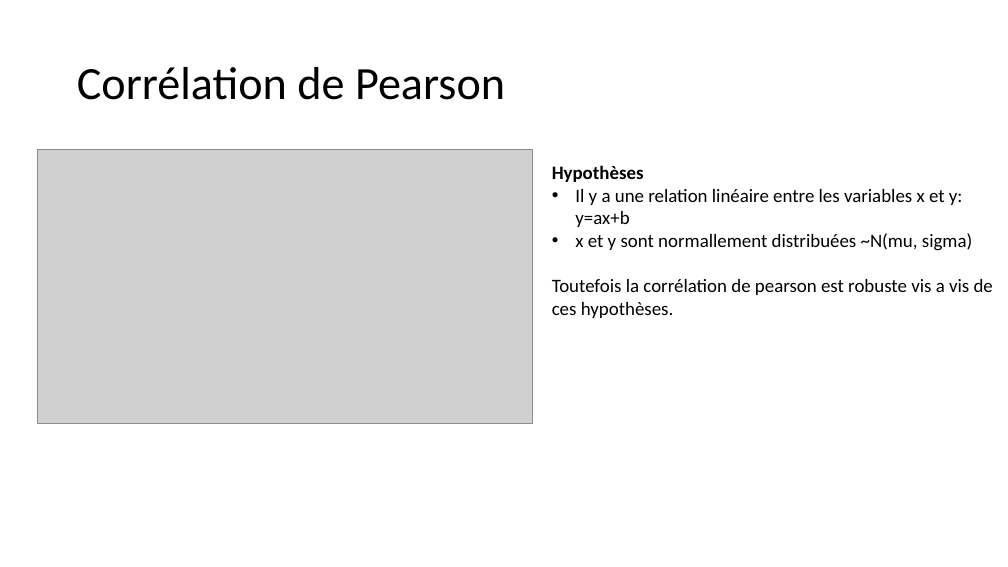
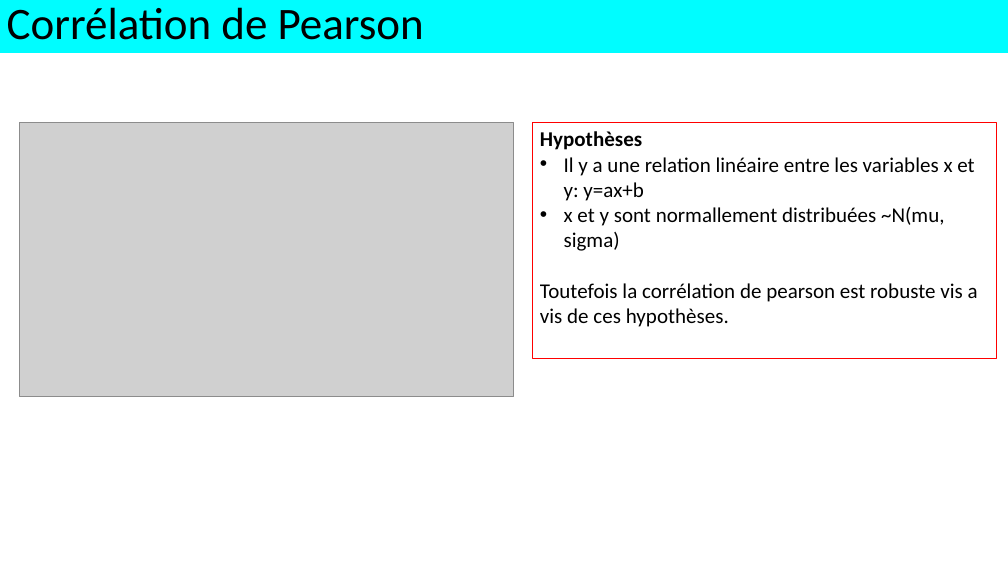
Before and after one commit to alexisperrier/XEmines_DataScience_2020, a slide deck: slide 5 of slides/XEM20_S1D3_regression_lineaire.pptx (slide 4 before the commit). Drawn at 1008x567 pixels with LibreOffice and Linux fonts; fonts in the diff are those of the drawing; grey boxes stand for pictures. Boxes give left, top, right and bottom in pixels: in the first picture for what was removed or moved away, otherwise in the second. Text is boxed around its words. In the diff, an @@ line names an element or a change of style, - is before the commit and + after.

```diff
--- a/slides/XEM20_S1D3_regression_lineaire.pptx
+++ b/slides/XEM20_S1D3_regression_lineaire.pptx
@@ rectangle "Corrélation de Pearson": place and size @@
-rectangle "Corrélation de Pearson" at [77, 67, 505, 100]
+rectangle "Corrélation de Pearson" at [0, 0, 1008, 53]
@@ rectangle "Corrélation de Pearson" at [0, 0, 1008, 53]: size 44 to 42.9 pt; line spacing 0.9 to 0.8; fill none to #00FDFF @@
@@ picture: place and size @@
-picture at [38, 149, 532, 423]
+picture at [19, 123, 513, 397]
@@ rectangle "Hypothèses": place and size @@
-rectangle "Hypothèses" at [552, 165, 993, 318]
+rectangle "Hypothèses" at [532, 123, 996, 359]
@@ rectangle "Hypothèses" at [532, 123, 996, 359]: size 18 to 20 pt; outline none to #FF0000 1 pt @@
```
Also in this commit, not shown: 10 other slides changed, 1 slide added.
